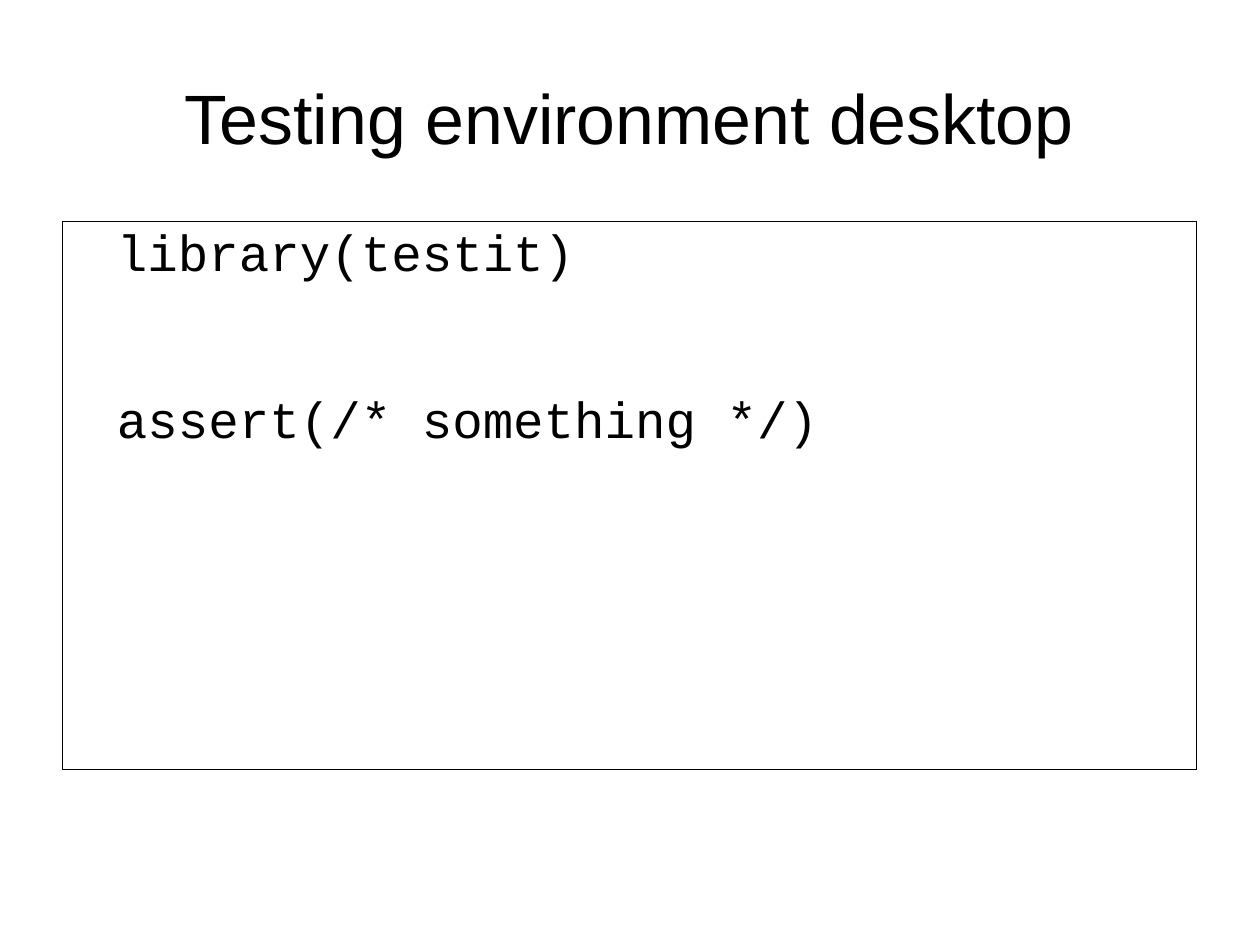
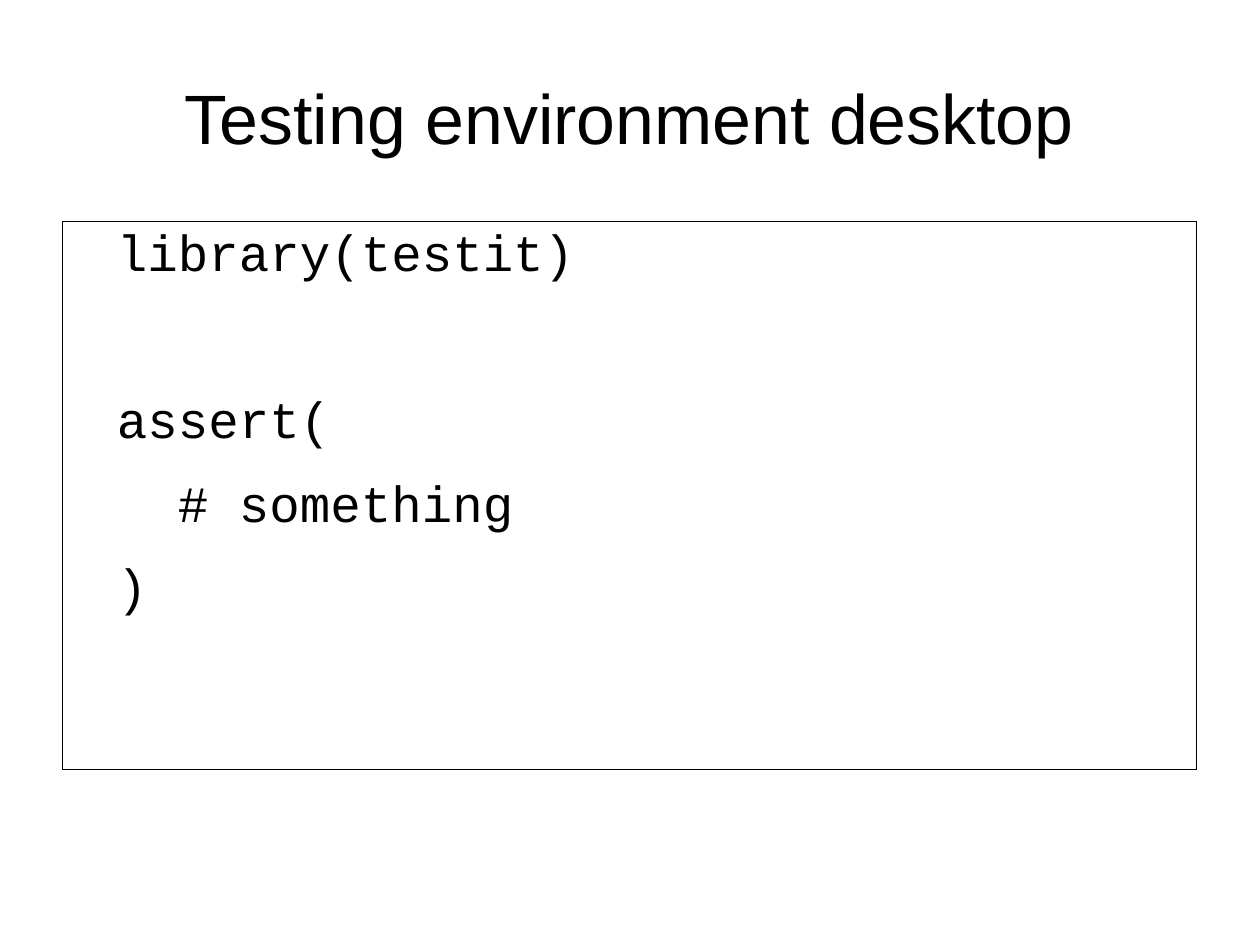
Before and after one commit to richelbilderbeek/CppPresentations, a slide deck: slide 44 of TestDrivenDevelopment/TestDrivenDevelopment.odp. Drawn at 1260x945 pixels with LibreOffice and Linux fonts; fonts in the diff are those of the drawing. Boxes give left, top, right and bottom in pixels: in the first picture for what was removed or moved away, otherwise in the second. Text is boxed around its words. In the diff, an @@ line names an element or a change of style, - is before the commit and + after.

```diff
--- a/TestDrivenDevelopment/TestDrivenDevelopment.odp
+++ b/TestDrivenDevelopment/TestDrivenDevelopment.odp
@@ text at box(117, 402, 513, 533): text changed @@
-assert(/* something */)
+assert(
+# something
+)
```
Also in this commit, not shown: 14 other slides changed, 1 slide removed, 4 other files.
